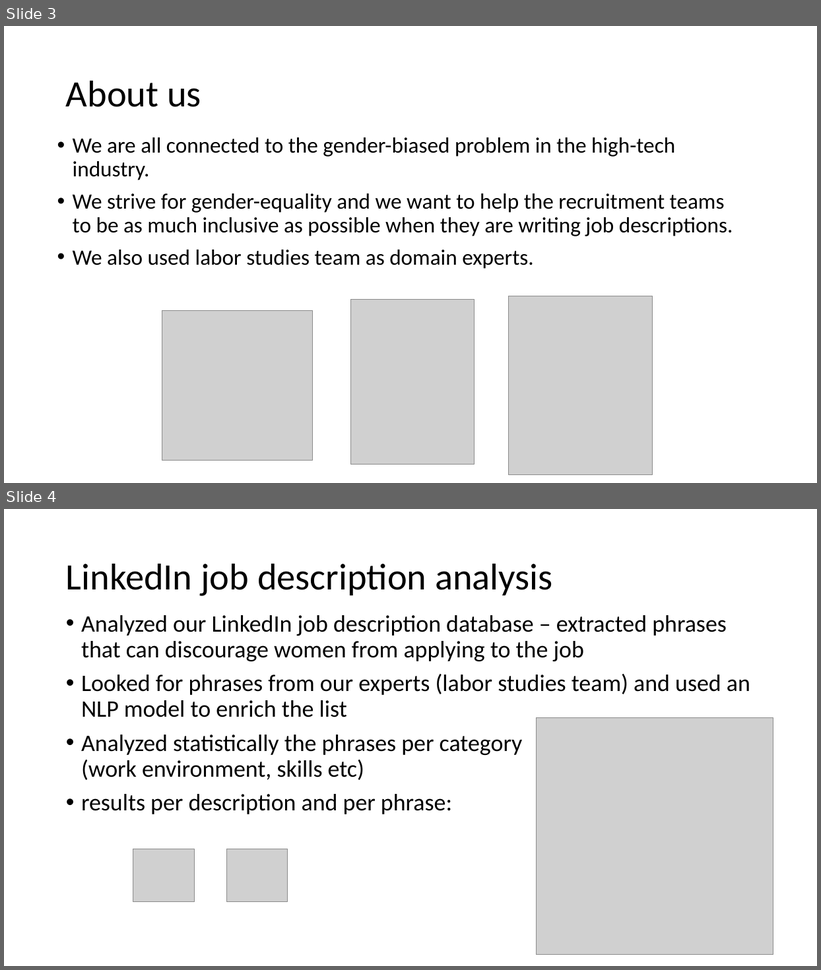
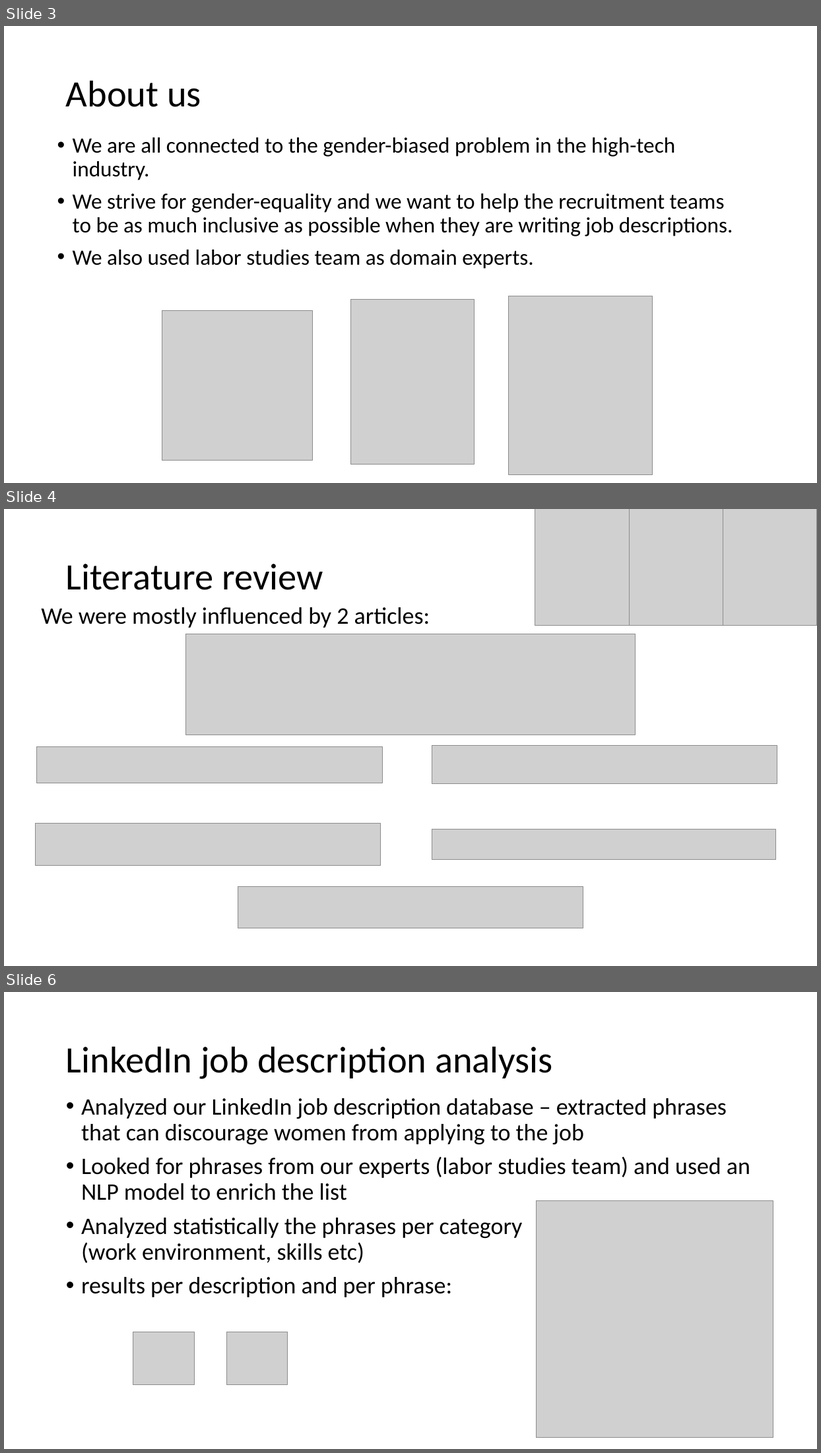
Before and after one commit to lironcohen8/Gender_Bias_in_Job_Descriptions, a slide deck: final presentation/Final presentation Team 5.pptx. Shown one above the other, each under a label of ours: slides 3 and 4 before the commit, slides 3, 4 and 6 after it; the slides between them are not shown. The pictures are 821x970 and 821x1453 pixels, drawn with LibreOffice and Linux fonts; fonts in the diff are those of the drawing; grey boxes stand for pictures; background and template pictures are left out. Boxes give left, top, right and bottom in pixels: in the first picture for what was removed or moved away, otherwise in the second. Text is boxed around its words. In the diff, an @@ line names an element or a change of style, - is before the commit and + after.

Commit message:
Add litrature review

```diff
--- a/final presentation/Final presentation Team 5.pptx
+++ b/final presentation/Final presentation Team 5.pptx
@@ slide 4 added at <box>4,509,817,966</box>, background picture (left out) @@
@@ picture added at <box>535,509,629,625</box> @@
@@ picture added at <box>629,509,723,625</box> @@
@@ picture added at <box>723,509,817,625</box> @@
@@ title added at <box>66,564,323,590</box>, 44 pt, text #000000 @@
+Literature review
@@ text added at <box>41,607,430,628</box>, 28 pt, text #000000 @@
+We were mostly influenced by 2 articles:
@@ picture added at <box>186,634,636,735</box> @@
@@ picture added at <box>432,746,778,784</box> @@
@@ picture added at <box>37,747,383,784</box> @@
@@ picture added at <box>35,824,381,865</box> @@
@@ picture added at <box>432,829,776,860</box> @@
@@ picture added at <box>238,887,583,928</box> @@
@@ what was slide 4 is now slide 6 @@
```
Also in this commit, not shown: 2 slides changed, 1 other slide added.
